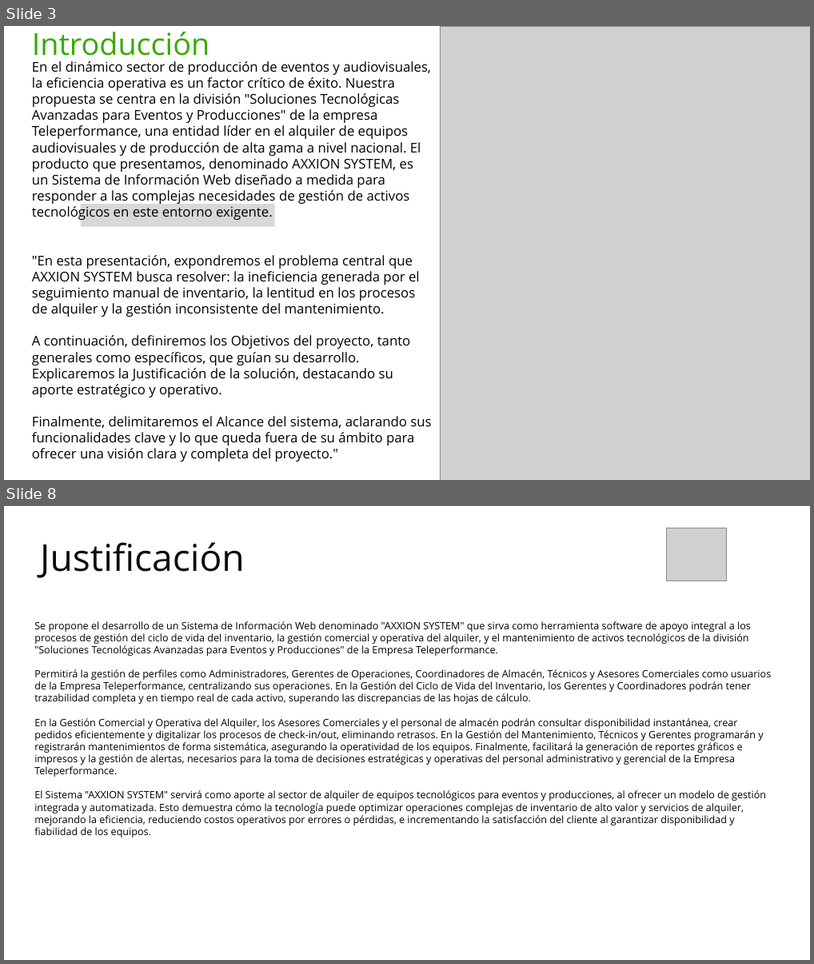
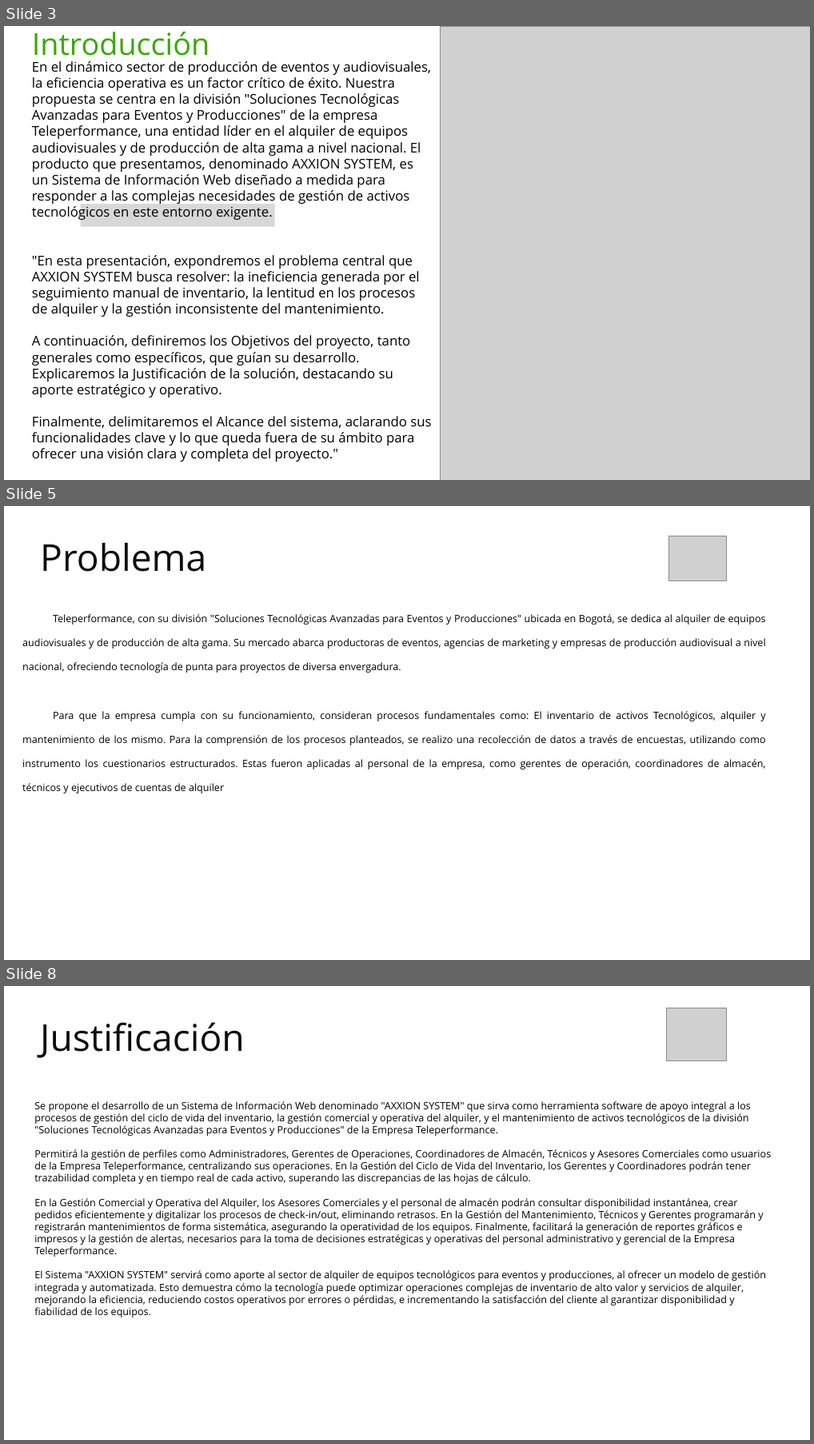
Before and after one commit to Cristian6006/AXXION_SYSTEM, a slide deck: _docs/trim_02/Contextualizacion Proyecto/Presentación del Proyecto.pptx. Shown one above the other, each under a label of ours: slides 3 and 8 before the commit, slides 3, 5 and 8 after it; the slides between them are not shown. The pictures are 814x964 and 814x1444 pixels, drawn with LibreOffice and Linux fonts; fonts in the diff are those of the drawing; grey boxes stand for pictures; background and template pictures are left out. Boxes give left, top, right and bottom in pixels: in the first picture for what was removed or moved away, otherwise in the second. Text is boxed around its words. In the diff, an @@ line names an element or a change of style, - is before the commit and + after.

```diff
--- a/_docs/trim_02/Contextualizacion Proyecto/Presentación del Proyecto.pptx
+++ b/_docs/trim_02/Contextualizacion Proyecto/Presentación del Proyecto.pptx
@@ slide 5 added at box(4, 506, 810, 960), background picture (left out) @@
@@ text added at box(40, 543, 206, 572), 44 pt, text #0C0C0C @@
+Problema
@@ picture added at box(670, 536, 727, 581) @@
@@ text added at box(22, 614, 766, 793), 12 pt, text #000000 @@
+          Teleperformance, con su división "Soluciones Tecnológicas Avanzadas para Eventos y Producciones" ubicada en Bogotá, se dedica al alquiler de equipos audiovisuales y de producción de alta gama. Su mercado abarca productoras de eventos, agencias de marketing y empresas de producción audiovisual a nivel nacional, ofreciendo tecnología de punta para proyectos de diversa envergadura.
+    Para que la empresa cumpla con su funcionamiento, consideran procesos fundamentales como: El inventario de activos Tecnológicos, alquiler y mantenimiento de los mismo. Para la comprensión de los procesos planteados, se realizo una recolección de datos a través de encuestas, utilizando como instrumento los cuestionarios estructurados. Estas fueron aplicadas al personal de la empresa, como gerentes de operación, coordinadores de almacén, técnicos y ejecutivos de cuentas de alquiler
```
Also in this commit, not shown: 3 slides changed, 3 other slides added, 3 slides removed.
